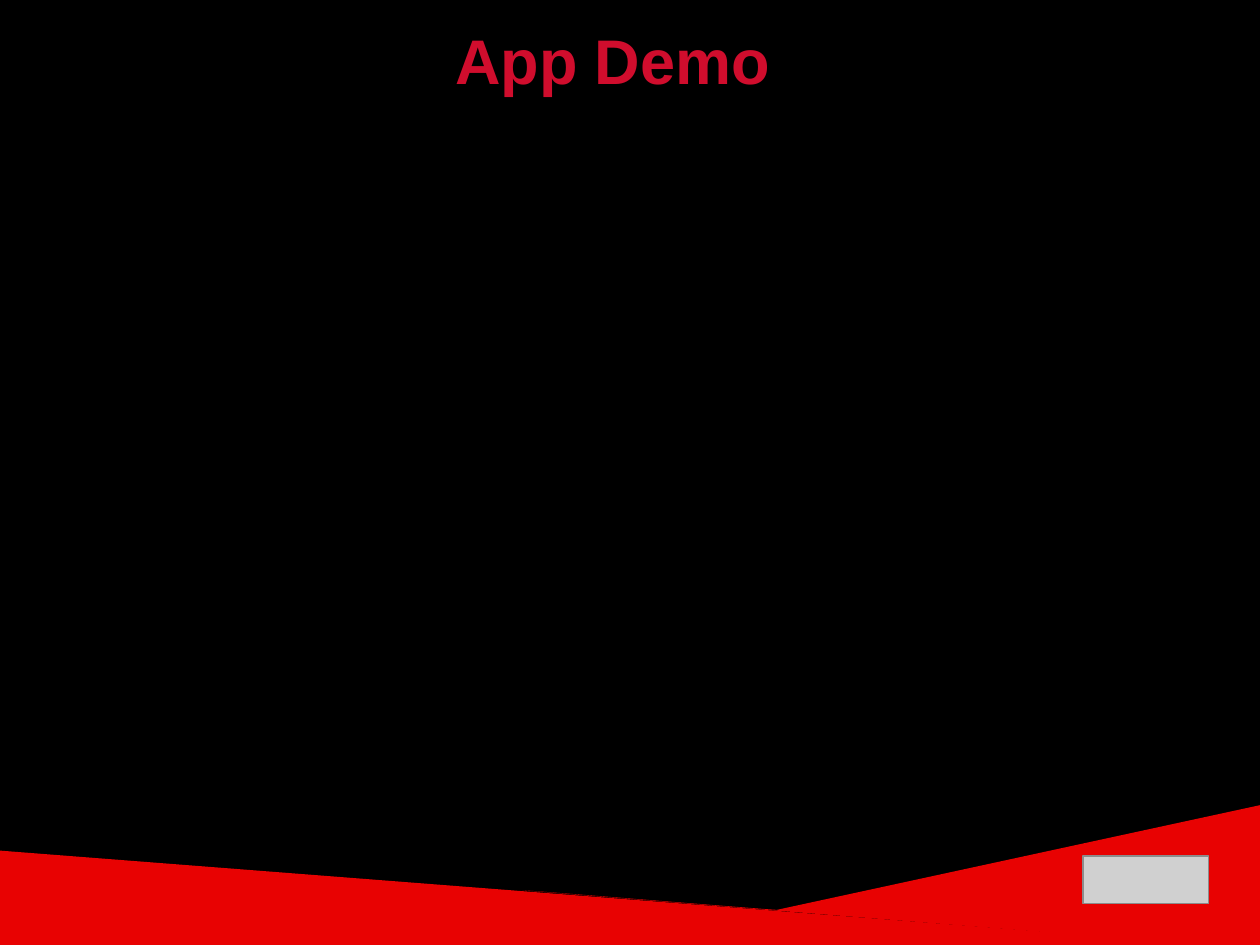
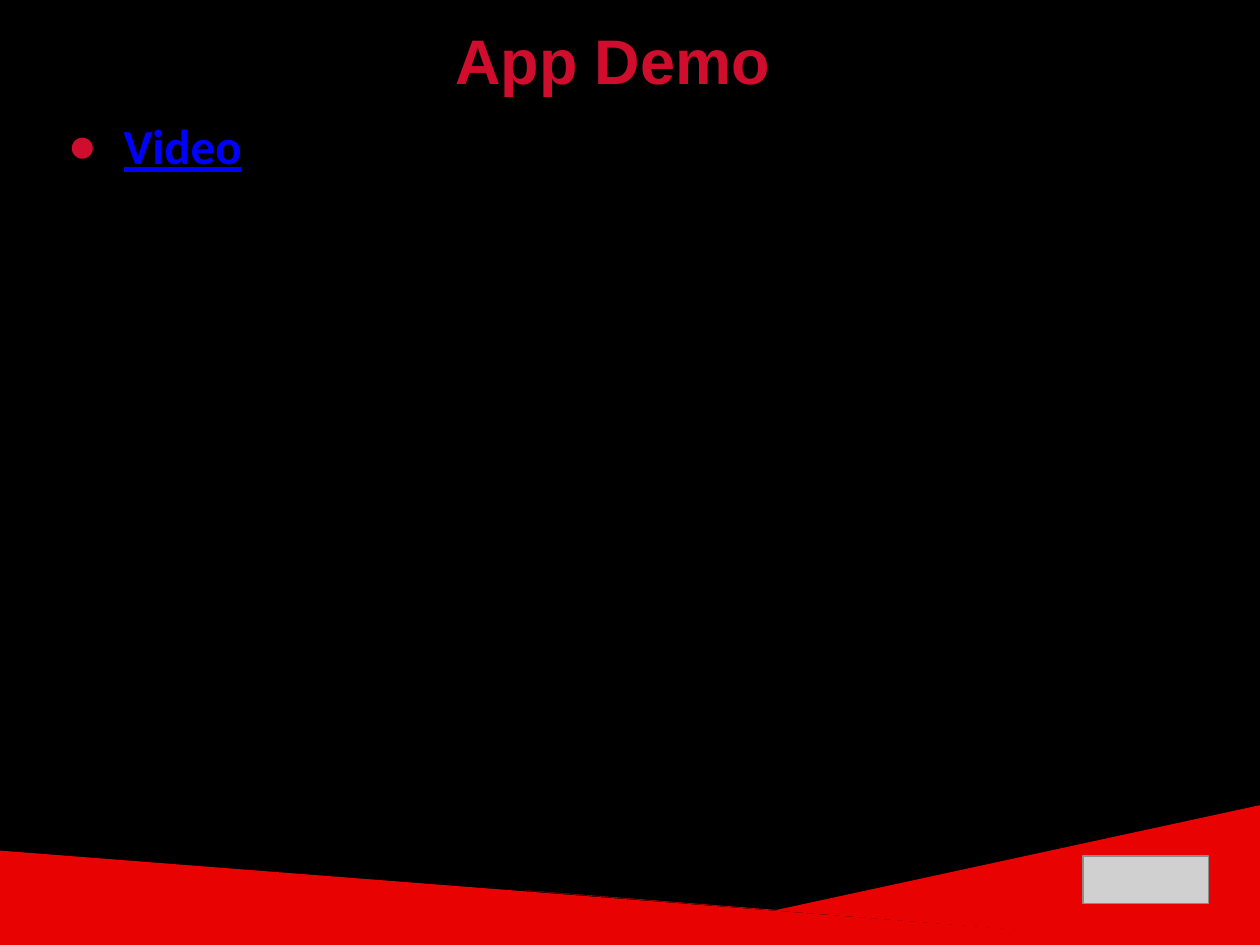
Before and after one commit to ckjarmon/CSUN-Dashboard, a slide deck: slide 12 of documentation/White Volley Girls - Final Project Presentation (Season 2).pptx (slide 8 before the commit). Drawn at 1260x945 pixels with LibreOffice and Linux fonts; fonts in the diff are those of the drawing; grey boxes stand for pictures. Boxes give left, top, right and bottom in pixels: in the first picture for what was removed or moved away, otherwise in the second. Text is boxed around its words. In the diff, an @@ line names an element or a change of style, - is before the commit and + after.

```diff
--- a/documentation/White Volley Girls - Final Project Presentation (Season 2).pptx
+++ b/documentation/White Volley Girls - Final Project Presentation (Season 2).pptx
@@ text added at [124, 129, 242, 172], 28 pt, text #0000FF, bold, underline @@
+● Video
```
Also in this commit, not shown: 4 other slides changed, 8 slides added, 3 slides removed.
